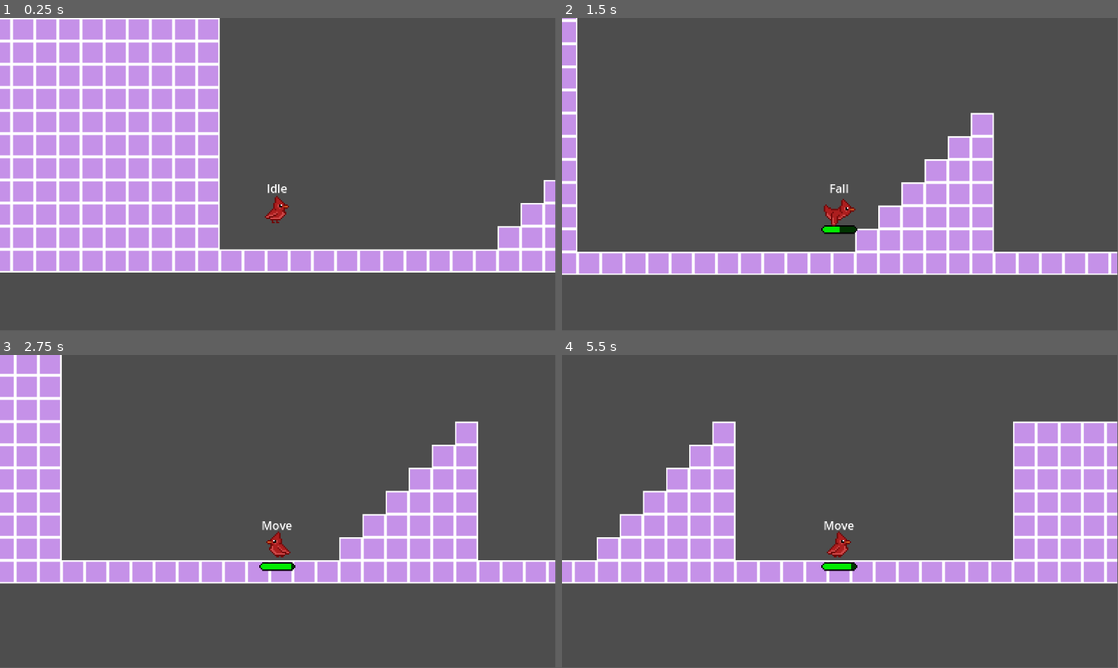
Above: before the commit, frames 1-4 (two rows, left to right).
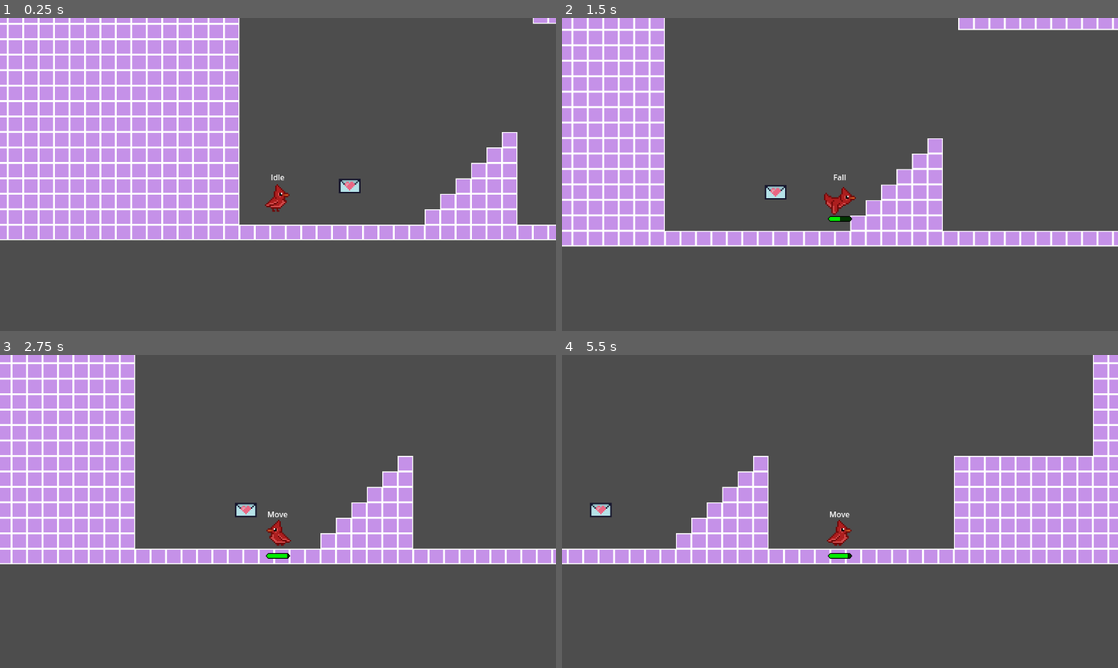
Above: after the commit, the same moments.

Repository: mfudg395/love-letters
Game: Godot game, scene res://src/Level1.tscn
Two runs of this game, one before a commit and one after it. Both use one fixed random seed, a clock stepped at 60 frames per second and the inputs below.
Inputs:
- Up to frame 1 (0.25 s): no input
- Up to frame 2 (1.5 s): hold D (move_right) from 0.53 s (still down); tap E (glide) at 0.6 s; tap Space (jump) at 0.77 s; tap Shift (peck) at 1.35 s
- Up to frame 3 (2.75 s): tap Space (jump) at 1.52 s; release D (move_right) at 2.03 s; hold A (move_left) from 2.03 s (still down); tap E (glide) at 2.1 s
- Up to frame 4 (5.5 s): release A (move_left) at 2.78 s; hold D (move_right) 2.78-4.28 s; tap Shift (peck) at 2.85, 4.35 s; tap Space (jump) at 3.02, 3.77, 4.52 s; tap E (glide) at 3.6, 5.1 s; hold A (move_left) 4.28-5.03 s; hold D (move_right) from 5.03 s (still down)
In our replay, the window is 799x449 before the commit and 800x450 after it. These sizes can differ from the game's own. Grey fills any space a smaller window leaves; there, only what the larger window draws over its background counts as a difference.

The runs differ from the first frame. In frame 1, 30% of the frame differs, in the area x 0-100%, y 0-82%; in frame 2, 31%, in the area x 0-100%, y 0-83%; in frame 3, 28%; in frame 4, 26%.

Commit message:
updated project aspect settings + added letter sprite

Diff:
--- a/project.godot
+++ b/project.godot
@@ -10,11 +10,17 @@
 
 [application]
 
-config/name="Love Letters"
+config/name="Love Letter"
 run/main_scene="res://src/Level1.tscn"
 config/features=PackedStringArray("4.0", "Forward Plus")
 run/max_fps=60
 config/icon="res://icon.svg"
+
+[display]
+
+window/size/mode=2
+window/stretch/mode="viewport"
+window/stretch/aspect="ignore"
 
 [input]
 
--- a/src/Level1.tscn
+++ b/src/Level1.tscn
@@ -1,7 +1,8 @@
-[gd_scene load_steps=5 format=3 uid="uid://cg7w7injtfv6q"]
+[gd_scene load_steps=6 format=3 uid="uid://cg7w7injtfv6q"]
 
 [ext_resource type="PackedScene" uid="uid://cv64d407pajq1" path="res://src/player/Player.tscn" id="1_ek8qi"]
 [ext_resource type="Texture2D" uid="uid://bfyi2e38lay21" path="res://assets/basic_tileset.png" id="2_yw3dn"]
+[ext_resource type="Texture2D" uid="uid://cgj8160vctfbx" path="res://assets/letter.png" id="3_nycsy"]
 
 [sub_resource type="TileSetAtlasSource" id="TileSetAtlasSource_j6m5o"]
 texture = ExtResource("2_yw3dn")
@@ -25,3 +26,8 @@
 
 [node name="Player" parent="." instance=ExtResource("1_ek8qi")]
 position = Vector2(80, 536)
+
+[node name="Letter" type="Sprite2D" parent="."]
+texture_filter = 1
+position = Vector2(229, 592)
+texture = ExtResource("3_nycsy")
--- a/src/player/Player.tscn
+++ b/src/player/Player.tscn
@@ -13,7 +13,7 @@
 [ext_resource type="Texture2D" uid="uid://ccnlgkqrnbpml" path="res://assets/stamina_progress.png" id="11_5bwjb"]
 
 [sub_resource type="RectangleShape2D" id="RectangleShape2D_dvfak"]
-size = Vector2(12.1875, 32)
+size = Vector2(19, 51)
 
 [sub_resource type="Animation" id="Animation_cd00g"]
 resource_name = "glide"
@@ -131,9 +131,9 @@
 
 [node name="StateLabel" type="Label" parent="."]
 offset_left = -30.0
-offset_top = -43.0
+offset_top = -57.0
 offset_right = 30.0
-offset_bottom = -18.0
+offset_bottom = -32.0
 horizontal_alignment = 1
 vertical_alignment = 1
 
@@ -141,9 +141,9 @@
 modulate = Color(0.0627451, 0.960784, 0, 1)
 self_modulate = Color(0.0627451, 0.960784, 0, 1)
 offset_left = -25.0
-offset_top = 21.0
+offset_top = 36.0
 offset_right = 25.0
-offset_bottom = 33.0
+offset_bottom = 48.0
 max_value = 50.0
 texture_under = ExtResource("9_efelf")
 texture_over = ExtResource("10_us0gx")
@@ -156,10 +156,9 @@
 
 [node name="Camera2D" type="Camera2D" parent="."]
 offset = Vector2(0, -50)
-zoom = Vector2(1.5, 1.5)
 
 [node name="CollisionShape2D" type="CollisionShape2D" parent="."]
-position = Vector2(-3.09375, 2)
+position = Vector2(-3.5, 1.5)
 shape = SubResource("RectangleShape2D_dvfak")
 
 [node name="AnimationPlayer" type="AnimationPlayer" parent="."]
Binary file changed: assets/letter.png
Binary file changed: assets/letter_variant.png
Binary file changed: assets/playerbird.png
Binary file added: src/letter.png
Not shown, added: src/letter.png.import
Not shown, added: .gitattributes
Not shown, added: .gitignore
